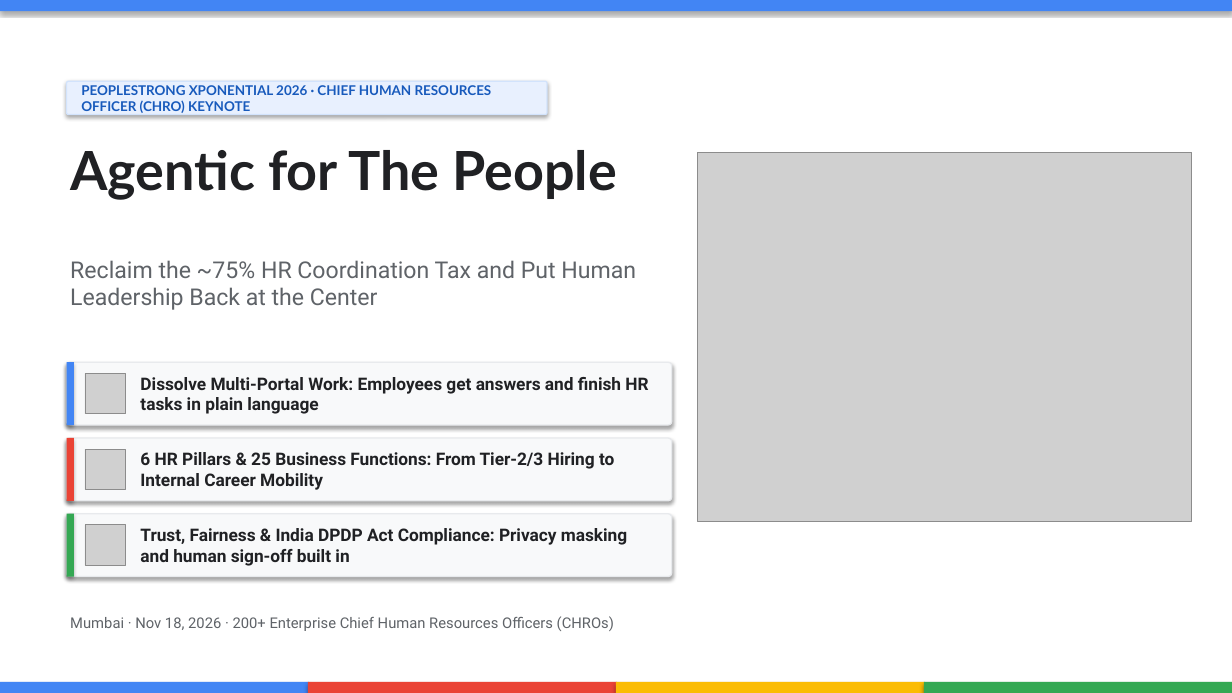
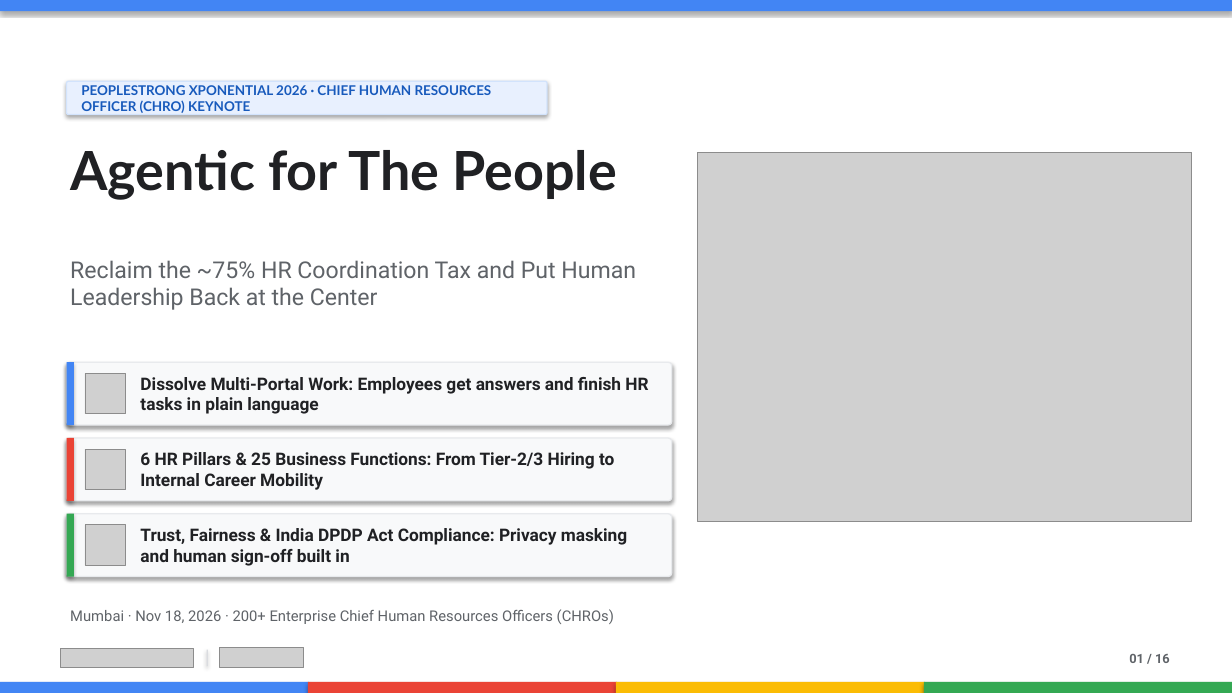
Before and after one commit to zuhaibp656/CHRO-Agentic-Transformation, a slide deck: slide 1 of CHRO_Agentic_Transformation_Keynote_v2.pptx. Drawn at 1232x693 pixels with LibreOffice and Linux fonts; fonts in the diff are those of the drawing; grey boxes stand for pictures; background and template pictures are left out. Boxes give left, top, right and bottom in pixels: in the first picture for what was removed or moved away, otherwise in the second. Text is boxed around its words. In the diff, an @@ line names an element or a change of style, - is before the commit and + after.

```diff
--- a/CHRO_Agentic_Transformation_Keynote_v2.pptx
+++ b/CHRO_Agentic_Transformation_Keynote_v2.pptx
@@ rectangle removed at (0, 0, 1232, 693) @@
@@ text "Mumbai · Nov 18, 2026 ...": place and size @@
-text "Mumbai · Nov 18, 2026 ..." at (70, 616, 614, 631)
+text "Mumbai · Nov 18, 2026 ..." at (70, 609, 614, 624)
@@ picture added at (60, 648, 194, 667) @@
@@ rectangle added at (207, 650, 208, 666), fill #DADCE0 @@
@@ picture added at (220, 647, 304, 667) @@
@@ text added at (1129, 654, 1170, 663), 10 pt, text #5F6368, bold @@
+01 / 16
```
Also in this commit, not shown: 15 other slides changed, 11 other files.
